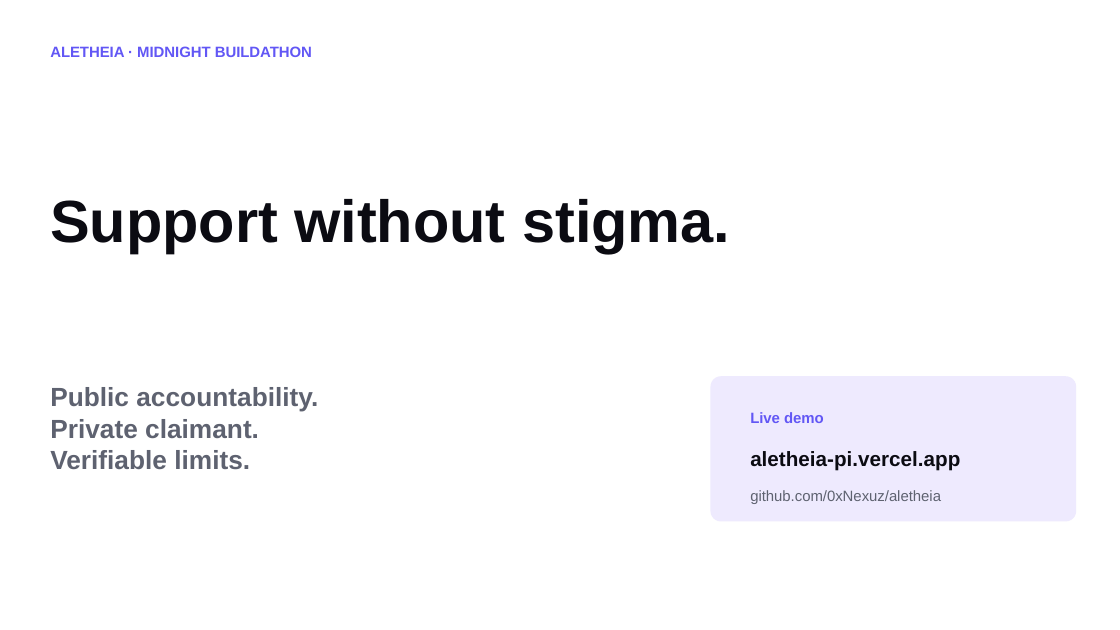
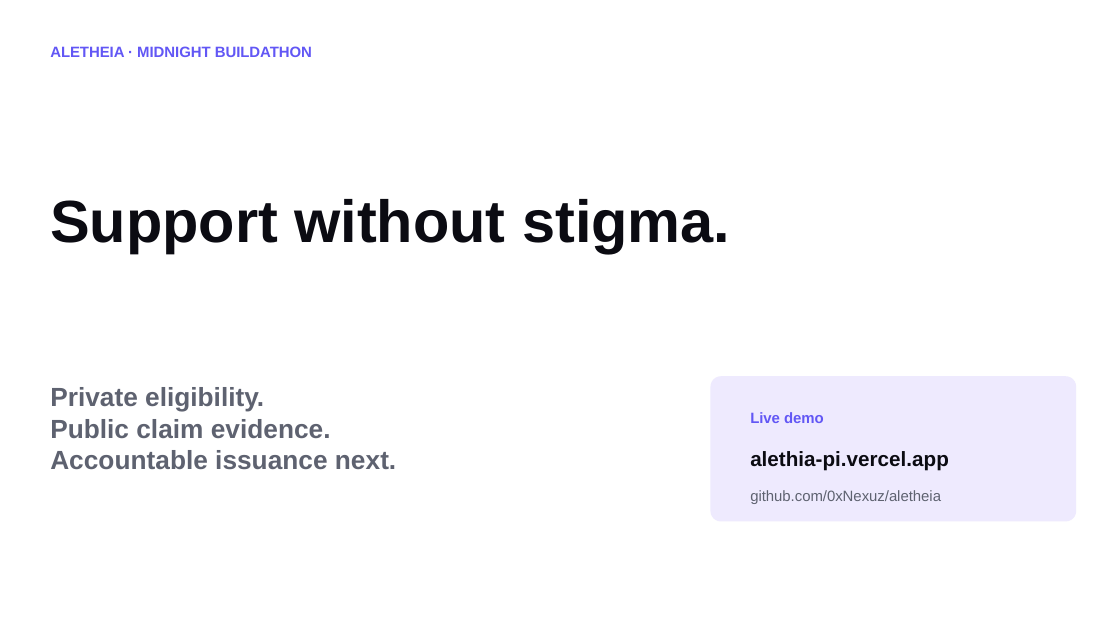
Before and after one commit to 0xNexuz/aletheia, a slide deck: slide 8 of submission/Aletheia_Midnight_Buildathon_Wave1.pptx. Drawn at 1120x630 pixels with LibreOffice and Linux fonts; fonts in the diff are those of the drawing. Boxes give left, top, right and bottom in pixels: in the first picture for what was removed or moved away, otherwise in the second. Text is boxed around its words. In the diff, an @@ line names an element or a change of style, - is before the commit and + after.

Commit message:
fix: align submission evidence and hosted contract discovery

```diff
--- a/submission/Aletheia_Midnight_Buildathon_Wave1.pptx
+++ b/submission/Aletheia_Midnight_Buildathon_Wave1.pptx
@@ text at <box>50,387,396,469</box>: text changed @@
-Public accountability.
-Private claimant.
-Verifiable limits.
+Private eligibility.
+Public claim evidence.
+Accountable issuance next.
@@ text at <box>750,451,949,471</box>: text changed @@
-aletheia-pi.vercel.app
+alethia-pi.vercel.app
```
Also in this commit, not shown: 7 other slides changed, 16 other files.
